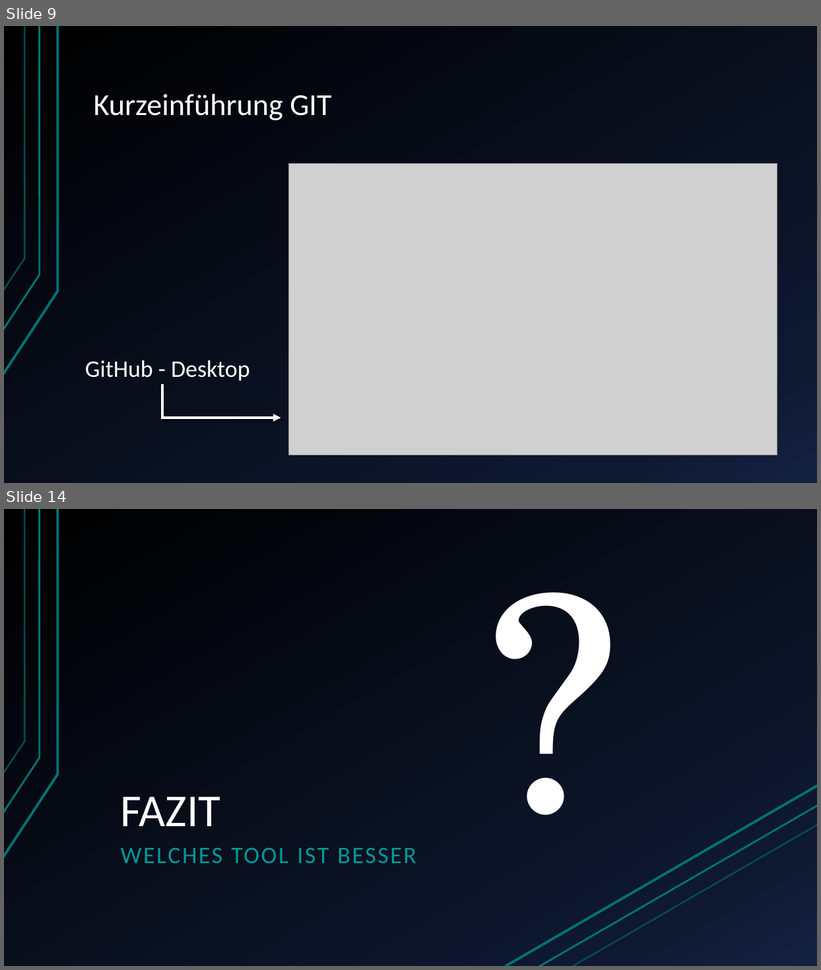
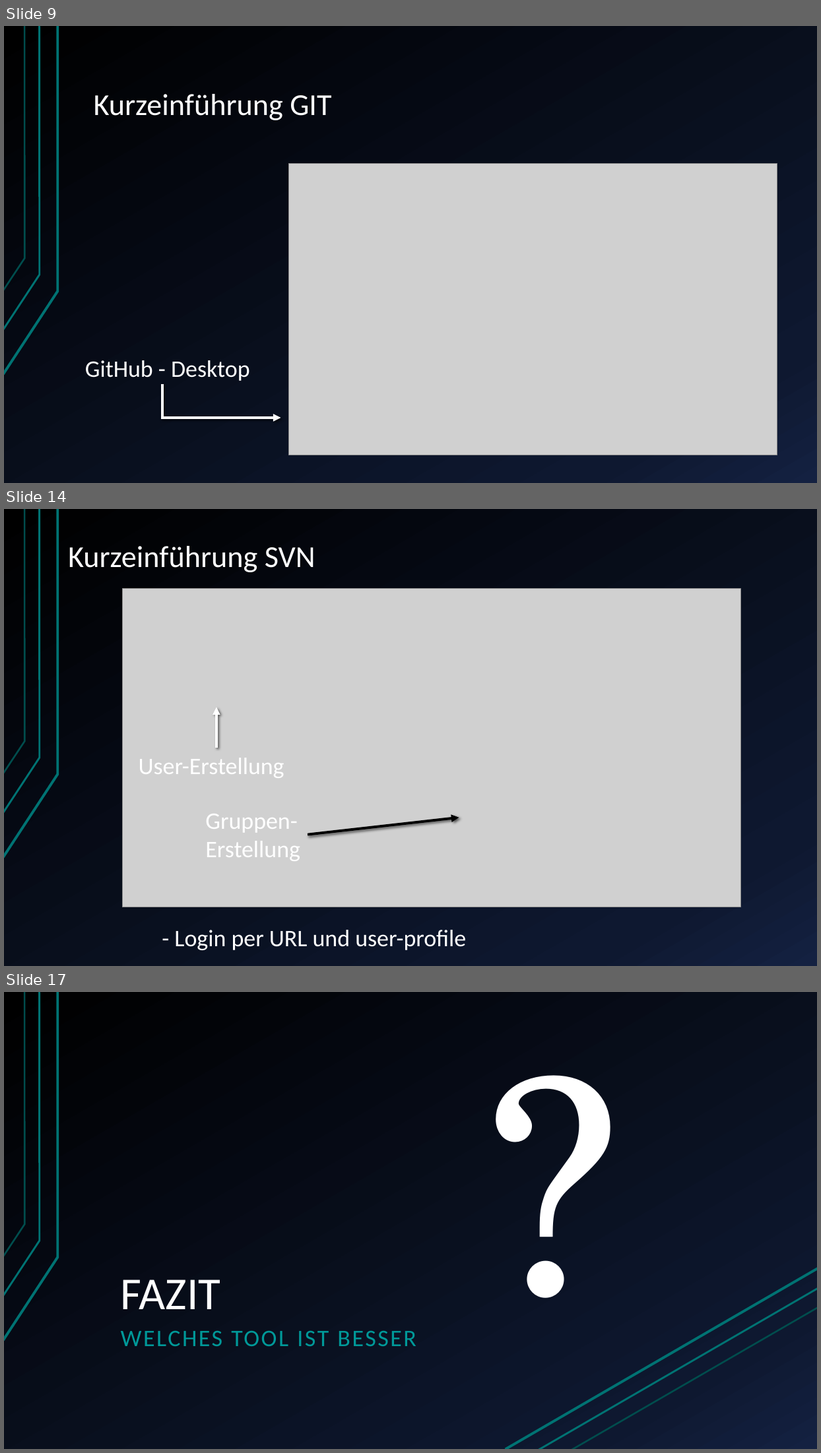
Before and after one commit to dome0157/Vortrag-Versionsmanagement, a slide deck: Versionsmanagement_Präsentation.pptx. Shown one above the other, each under a label of ours: slides 9 and 14 before the commit, slides 9, 14 and 17 after it; the slides between them are not shown. The pictures are 821x970 and 821x1453 pixels, drawn with LibreOffice and Linux fonts; fonts in the diff are those of the drawing; grey boxes stand for pictures. Boxes give left, top, right and bottom in pixels: in the first picture for what was removed or moved away, otherwise in the second. Text is boxed around its words. In the diff, an @@ line names an element or a change of style, - is before the commit and + after.

```diff
--- a/Versionsmanagement_Präsentation.pptx
+++ b/Versionsmanagement_Präsentation.pptx
@@ slide 14 added at (4,509,817,966), background gradient #000000 to #0F1931 to #142242; not listed: 3 template elements that a slide beside it also shows @@
@@ title added at (68,546,316,572), 36 pt, text #FFFFFF @@
+Kurzeinführung SVN
@@ picture added at (122,589,741,908) @@
@@ arrow added from (217, 748) to (217, 707), #FFFFFF 3 pt @@
@@ text added at (139,758,284,778), 28 pt, text #FFFFFF @@
+User-Erstellung
@@ text added at (205,814,300,861), 28 pt, text #FFFFFF @@
+Gruppen-Erstellung
@@ arrow added from (308, 835) to (459, 818), #000000 3 pt @@
@@ text added at (174,930,466,951), 28 pt, text #FFFFFF @@
+- Login per URL und user-profile
@@ what was slide 14 is now slide 17 @@
```
Also in this commit, not shown: 6 slides changed, 2 other slides added, 7 other files.
